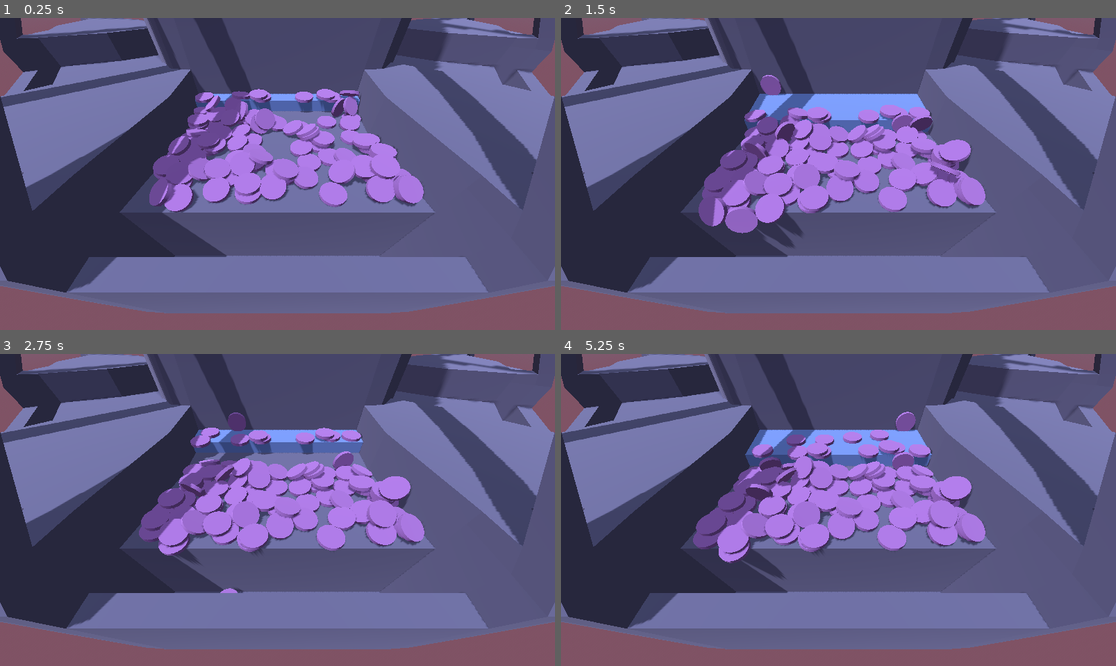
Above: before the commit, frames 1-4 (two rows, left to right).
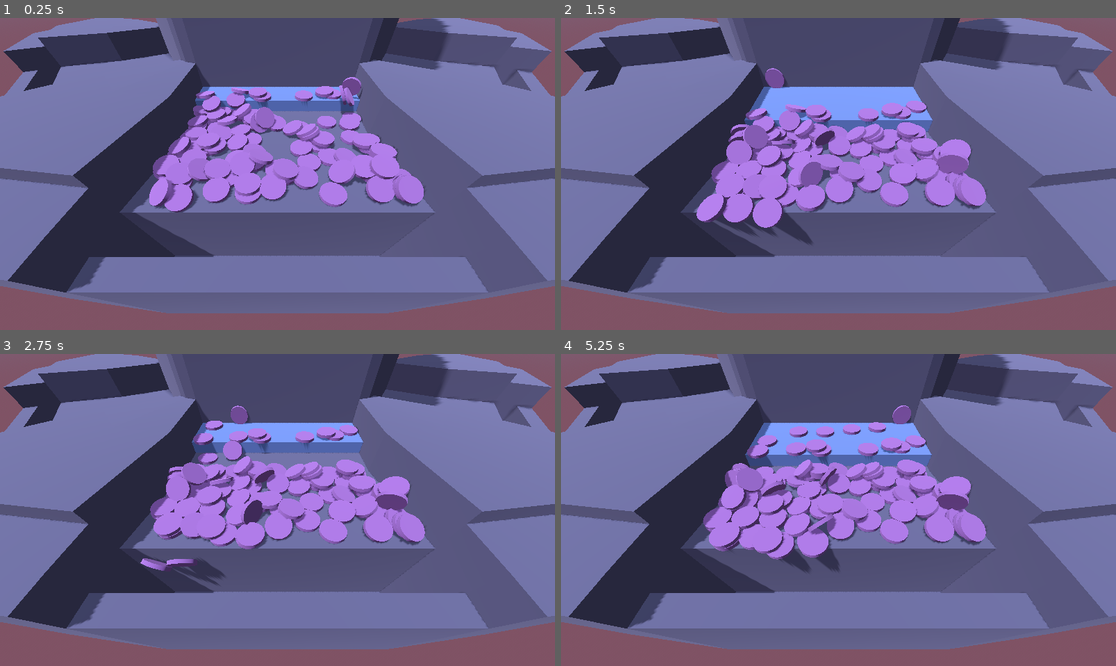
Above: after the commit, the same moments.

Repository: kennethbchen/Coin-Pusher-Game
Game: Godot game, scene res://Game.tscn
Same seed, same stepped clock (60 frames per second), same inputs: the game is played once before the commit and once after it.
Inputs (mouse positions are in pixels of both pictures, inside the frame that each line leads up to):
- Up to frame 1 (0.25 s): no input
- Up to frame 2 (1.5 s): move the mouse to (960, 158) at 0.52 s; press the mouse at (960, 158) at 0.53 s; move the mouse to (727, 189) at 1.27 s; release the mouse at (727, 189) at 1.28 s; tap 1 (game_drop_1) at 1.35 s
- Up to frame 3 (2.75 s): move the mouse to (333, 441) at 2.02 s; hold 2 (game_drop_2) from 2.03 s (still down)
- Up to frame 4 (5.25 s): move the mouse to (810, 572) at 2.77 s; release 2 (game_drop_2) at 2.78 s; tap 3 (game_drop_3) at 2.85 s; move the mouse to (1005, 556) at 3.52 s; hold 4 (game_drop_4) 3.53-4.28 s; move the mouse to (672, 463) at 4.27 s; tap 5 (game_drop_5) at 4.35 s; move the mouse to (866, 510) at 5.02 s; hold 6 (game_drop_6) from 5.03 s (still down)

The runs differ from the first frame. In frame 1, 18% of the frame differs, in the area x 0-100%, y 0-95%; in frame 2, 22%; in frame 3, 22%; in frame 4, 24%.

Commit message:
Changed pusher back wall distance

Diff:
--- a/Game.tscn
+++ b/Game.tscn
@@ -81,7 +81,7 @@
 script = ExtResource("3_ly35t")
 
 [node name="DropPoints" type="Node3D" parent="."]
-transform = Transform3D(1, 0, 0, 0, 1, 0, 0, 0, 1, 0, 0.491553, -10.3934)
+transform = Transform3D(1, 0, 0, 0, 1, 0, 0, 0, 1, 0, 0.491553, -9.38738)
 
 [node name="1" type="Marker3D" parent="DropPoints"]
 transform = Transform3D(1, 0, 0, 0, 1, 0, 0, 0, 1, 3.75656, 1.82104, 0)
@@ -182,7 +182,7 @@
 shape = SubResource("BoxShape3D_skav7")
 
 [node name="Back" type="StaticBody3D" parent="Table/Colliders"]
-transform = Transform3D(1, 0, 0, 0, 1, 0, 0, 0, 1, 0, 1.69056, -2.62202)
+transform = Transform3D(1, 0, 0, 0, 1, 0, 0, 0, 1, 0, 1.69056, -1.68145)
 metadata/_edit_group_ = true
 
 [node name="CollisionShape3D" type="CollisionShape3D" parent="Table/Colliders/Back"]
Binary file changed: Models/CoinPusher/CoinPusher.bin
Not shown, changed: Models/CoinPusher/CoinPusher.gltf
